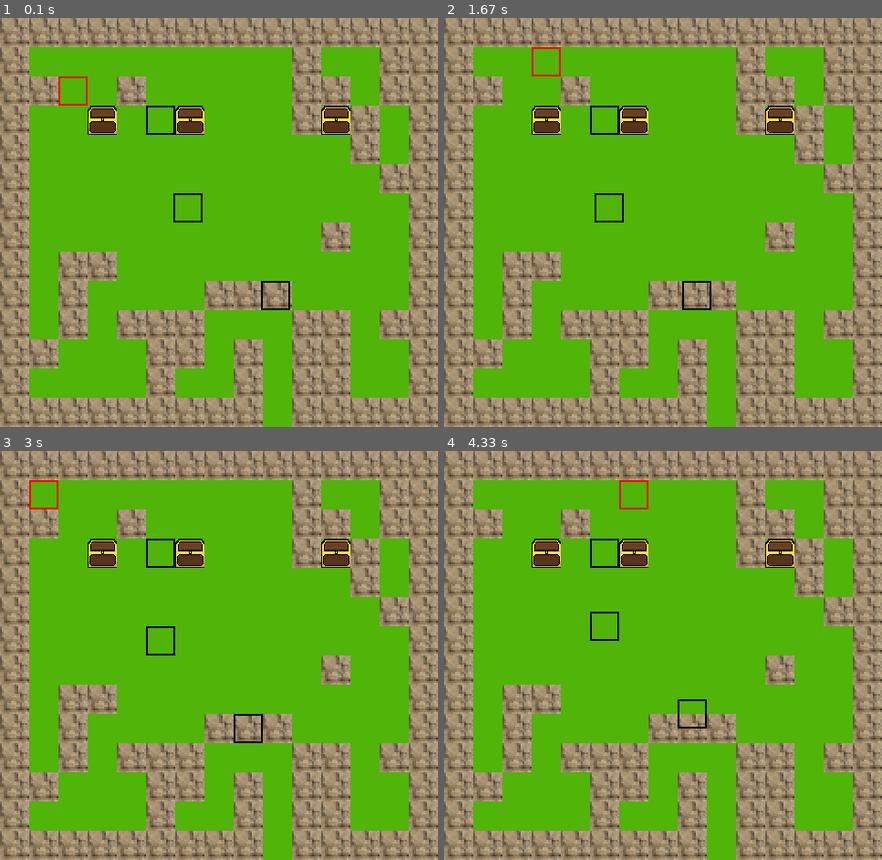
Above: before the commit, frames 1-4 (two rows, left to right).
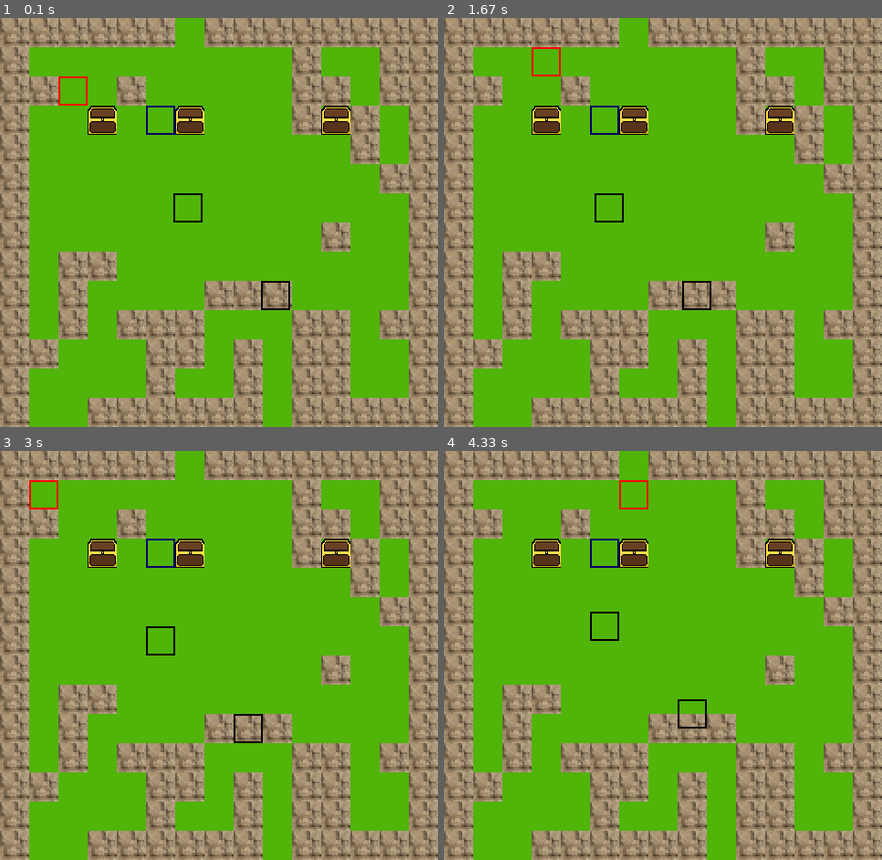
Above: after the commit, the same moments.

Repository: IkePCampbell/pygame-sandbox
Game: pygame game, started from MainGame.py
Same seed, same stepped clock (60 frames per second), same inputs: the game is played once before the commit and once after it.
Inputs:
- Up to frame 1 (0.1 s): no input
- Up to frame 2 (1.67 s): tap I at 0.33, 0.67 s; hold D 1-1.47 s; hold W from 1.5 s (still down)
- Up to frame 3 (3 s): release W at 1.8 s; hold D 1.83-2.3 s; hold A 2.33-2.87 s; hold S from 2.9 s (still down)
- Up to frame 4 (4.33 s): release S at 3.2 s; hold D from 4.07 s (still down)

The runs differ from the first frame. In frame 1, 1.4% of the frame differs, in the area x 6-47%, y 0-100%; in frame 2, 1.4%; in frame 3, 1.4%; in frame 4, 1.4%.

Commit message:
Able to change levels (#5)
* Able to change levels

* Updated collision boundaries

* chests dont open in same spot

Diff:
--- a/MainGame.py
+++ b/MainGame.py
@@ -35,25 +35,63 @@
 
     #ALL IMAGE STUFF HAPPENS HERE
 
-
     self.collision_dict = {}
     self.party = []
     self.enemy_dict = {}
     self.npc_dict = {}
     self.chest_dict = {}
     self.item_list = AllItems().item_list
-    self.level1 = Floors().level1
+    self.levels = [Floors().level1,Floors().level2]
+    self.currentLevelMap = self.levels[0][0]
+    self.currentLevel = self.levels[0][1]
+    self.zone_change = Floors().areaSwitchArea
+    self.npcList = []
 
     self.level_list = [
       [2,40], #level, amount to next level
       [3,120]
       ]
 
-    self.level1_chest_rewards = [
-      [(3,3), 6],
-      [(11,3),7],
-      [(6,3) ,8]
+    self.chest_rewards = [
+      [(3,3), 6,1,False],
+      [(11,3),7,1,False],
+      [(6,3) ,8,1,False],
+      [(3,3),8,2,False]
     ]
+    self.zoneChangeSpots = []
+  def getZoneChangePlaces(self):
+      for row in range(len(self.currentLevelMap)):
+        for height in range(len(self.currentLevelMap[row])):
+            if self.currentLevelMap[row][height] == 5:
+                self.zoneChangeSpots.append((height,row))
+      #if intentional, set self.calcZoneChange to false
+
+  def areaSwitch(self,char):
+    for i in range(len(self.zone_change)):
+      if char.current_pos == self.zone_change[i][0] and self.currentLevel == self.zone_change[i][1][1]:
+        self.currentLevelMap = self.zone_change[i][3][0]
+        self.currentLevel = self.zone_change[i][3][1]
+        char.current_pos = self.zone_change[i][2]
+        char.current_x = self.zone_change[i][2][1]
+        char.current_y = self.zone_change[i][2][0]
+        char.x = self.zone_change[i][2][1] * 32
+        char.y = self.zone_change[i][2][0] * 32
+        char.rect = pygame.Rect(char.x, char.y, 32,32)
+        self.zoneChangeSpots = []
+
+  def update_npc_coll(self,npcList,char):
+    self.enemy_dict = {}
+    self.npc_dict = {}
+    for i in range(len(npcList)):
+      if npcList[i].map == self.currentLevel:
+        if npcList[i].name != "NPC":
+          self.enemy_dict["mob"+str(i)] = npcList[i]
+        else:
+          self.npc_dict["NPC"+str(i)] =npcList[i]
+    char.enemy_dict = self.enemy_dict
+    char.npc_dict = self.npc_dict
+
+
 
   def draw_tiles(win,levelList,collide_dict):
     #loops through every row and column in our level list
@@ -61,7 +99,7 @@
       for height in range(GAME.MAP_X):
         if levelList[row][height] == 0: #WALL
           image = all_icons.wall
-        if levelList[row][height] == 1: #FLOOR
+        if levelList[row][height] in [1,5]: #FLOOR
           image = all_icons.floor
 
         #GET COLLISION BOUNDARIES
@@ -84,13 +122,17 @@
 
         if levelList[row][height] == 3: #CHEST
           if tc not in collide_dict:
-            newChest = Chest(new_x,new_y,0)
+            newChest = Chest(new_x,new_y,0,GAME.currentLevel)
             collide_dict[tc]   = newChest
 
           if tc not in GAME.chest_dict:
-            newChest = Chest(new_x,new_y,0)
-            GAME.chest_dict[tc]= [newChest,newChest.openpos]
-            GAME.win.blit(image,(new_x,new_y,GAME.SIZE,GAME.SIZE)) #draw basic chest
+            for chest_reward in GAME.chest_rewards:
+              if chest_reward[0] == tc and chest_reward[2] == GAME.currentLevel and chest_reward[3] == False:
+                newChest = Chest(new_x,new_y,0,GAME.currentLevel)
+              elif chest_reward[0] == tc and chest_reward[2] == GAME.currentLevel and chest_reward[3] == True:
+                newChest = Chest(new_x,new_y,1,GAME.currentLevel)
+              GAME.chest_dict[tc]= [newChest,newChest.openpos]
+              GAME.win.blit(image,(new_x,new_y,GAME.SIZE,GAME.SIZE)) #draw basic chest
 
           if tc in GAME.chest_dict:
             for chest in GAME.chest_dict:
@@ -137,19 +179,16 @@
 #instance              #x,   y
 main_char = Main_Player(64,64,GAME.collision_dict,GAME.enemy_dict,GAME.npc_dict,25,10)
 inventory = Inventory(GAME.win,GAME.item_list,main_char,GAME.party,start_inventory)
-bat1 = Bat(1,10,1,1,10,6,6)
-bat2 = Bat(1,10,1,1,10,9,9)
-bat3 = Bat(1,10,1,1,10,11,11)
-merchant1 = Merchant(5,3,tier1_consumables,2)
+bat1 = Bat(1,10,1,1,10,6,6,1)
+bat2 = Bat(1,10,1,1,10,9,9,1)
+bat3 = Bat(1,10,1,1,10,11,11,2)
+merchant1 = Merchant(5,3,tier1_consumables,2,1,"NPC","Harold")
 combat = Combat()
 ###############################################
-enemies = [bat1,bat2]
+enemies = [bat1,bat2,bat3]
 npcs = [merchant1]
-GAME.enemy_dict['mob'] = bat1
-GAME.enemy_dict['mob1'] = bat2
-GAME.enemy_dict['mob2'] = bat3
-GAME.npc_dict['merchant1'] = merchant1
-
+GAME.npcList = enemies + npcs
+GAME.update_npc_coll(GAME.npcList,main_char)
 GAME.party.append(main_char)
 
 #always want drawing to be done in one area, anytime i redraw it needs to be here
@@ -161,18 +200,31 @@
     main_char.incombat == 0:
 
     GAME.win.fill((0,0,0)) #ALWAYS KEEP THIS
-    GAME.draw_tiles(GAME.level1,GAME.collision_dict)
-    main_char.move()
+    #
+    if len(GAME.zoneChangeSpots) == 0:
+      GAME.getZoneChangePlaces()
+    if main_char.current_pos in GAME.zoneChangeSpots:
+      GAME.areaSwitch(main_char)
+      GAME.collision_dict = {}
+      GAME.chest_dict = {}
+      main_char.collision_dict = {}
+      main_char.enemy_dict = {}
+      GAME.update_npc_coll(GAME.npcList,main_char)
+
+    GAME.draw_tiles(GAME.currentLevelMap,GAME.collision_dict)
+    main_char.collision_dict = GAME.collision_dict
+    main_char.move(GAME.zoneChangeSpots)
+    #Move Zones here, update new pos based off of coordinates I came in
     main_char.in_combat() #checks for combat
     main_char.draw(GAME.win)
 
     merchant1.update(main_char,message)
 
     for enemy in enemies:
-      enemy.draw(GAME.win)
+      enemy.draw(GAME.win,GAME.currentLevel)
 
     for npc in npcs:
-        npc.draw(GAME.win)
+        npc.draw(GAME.win,GAME.currentLevel)
 
   if message.show == 1:
     message.update_text()
--- a/data/bin/chest.py
+++ b/data/bin/chest.py
@@ -5,13 +5,13 @@
 class Chest:
   #chest, all chests will follow like this
   #- sprite
-  def __init__(self,x,y,num):
+  def __init__(self,x,y,num,lvl):
     self.x = x
     self.y = y
     self.rect = pygame.Rect(self.x, self.y,32,32)
     self.isopen = num
     self.openpos = (self.x/32,(self.y/32)+1) #tc is the (row,height) from draw_tiles
-
+    self.amap = lvl
     #DEBUG SHOW COLLISION, COMMENT OUT WHEN DONE
     #(GAME.win,(255,0,0),self.rect,2)
 
@@ -23,8 +23,8 @@
           if achar.rect.top == self.rect.bottom:# and its touching the bottom of chest and chest label is unopened
             if keys[pygame.K_e]: #user hits e
               if self.isopen < 1: #delete this and do self.isopen = ``
-                self.isopen +=1
-                chest_reward = (self.chest_reward(agame.level1_chest_rewards, agame.item_list, (self.x/32, self.y/32)))
+                self.isopen = 1
+                chest_reward = (self.chest_reward(agame.chest_rewards, agame.item_list, (self.x/32, self.y/32),agame))
                 amessage.show +=1
                 amessage.text = ["You got: "+chest_reward[1]+'.']
                 ainventory.inventory.append(chest_reward)
@@ -35,9 +35,11 @@
     else:
       return all_icons.gold_chest_closed
 
-  def chest_reward(self,llist,ilist,coord):
+  def chest_reward(self,llist,ilist,coord,game):
     for chest in llist:  #((3,3) , 0)
-      if chest[0] == coord:
-        for item in ilist: #[0, potion of health]
-          if chest[1] == item[0]:
-            return item
+      if game.currentLevel == chest[2]:
+        if chest[0] == coord:
+          for item in ilist: #[0, potion of health]
+            if chest[1] == item[0]:
+              chest[3] = True
+              return item
--- a/data/bin/floor_plans.py
+++ b/data/bin/floor_plans.py
@@ -1,7 +1,7 @@
 class Floors():
     def __init__(self):
-        self.level1 = [
-            [0,0,0,0,0,0,0,0,0,0,0,0,0,0,0], #1
+        self.level1 = [[
+            [0,0,0,0,0,0,5,0,0,0,0,0,0,0,0], #1
             [0,1,1,1,1,1,1,1,1,1,0,1,1,0,0], #2
             [0,0,1,1,0,1,1,1,1,1,0,0,1,0,0], #3
             [0,1,1,3,1,1,3,1,1,1,0,3,0,1,0], #4
@@ -14,5 +14,26 @@
             [0,1,0,1,0,0,0,1,1,1,0,0,1,0,0], #11
             [0,0,1,1,1,0,0,1,0,1,0,0,1,1,0], #12
             [0,1,1,1,1,0,1,1,0,1,0,0,1,1,0], #13
-            [0,0,0,0,0,0,0,0,0,1,0,0,0,0,0]  #14
-            ]
+            [0,1,1,0,0,0,0,0,0,1,0,0,0,0,0]  #14
+            ],1]
+        self.level2 = [[
+            [0,0,0,0,0,0,0,0,0,0,0,0,0,0,0], #1
+            [0,1,1,1,1,1,1,1,1,1,1,1,1,0,0], #2
+            [0,0,1,1,1,1,1,1,1,1,1,0,1,0,0], #3
+            [0,1,1,3,1,1,1,1,1,1,1,1,0,1,0], #4
+            [0,1,1,1,1,1,1,1,1,1,1,1,0,1,0], #5
+            [0,1,1,1,1,1,1,1,1,1,1,1,1,0,0], #6
+            [0,1,1,1,1,1,1,1,1,1,1,1,1,1,0], #7
+            [0,1,1,1,1,1,1,1,1,1,1,0,1,1,0], #8
+            [0,1,0,0,1,1,1,1,1,1,1,1,1,1,0], #9
+            [0,1,0,1,1,1,1,0,0,1,1,1,1,1,0], #10
+            [0,1,0,1,0,0,0,1,1,1,0,0,1,0,0], #11
+            [0,0,1,1,1,1,1,1,0,1,0,0,1,1,0], #12
+            [0,1,1,1,1,1,1,1,0,1,0,0,1,1,0], #13
+            [0,5,0,0,0,0,0,0,0,1,0,0,0,0,0]  #14
+            ],2]
+        self.areaSwitchArea = [
+            [(6,0),  self.level1, (12,1), self.level2],
+            [(1,13), self.level2, (1,6), self.level1]
+
+        ]
--- a/data/bin/mainchar.py
+++ b/data/bin/mainchar.py
@@ -77,7 +77,7 @@
 
     #DRAWS OUR CHARACTER
     #win.blit(self.image, (self.x,self.y))
-  def move(self):
+  def move(self,zoneChangeSpots):
     keys = pygame.key.get_pressed()
     if keys[pygame.K_w]:
       self.pre_move(0,-32)
--- a/data/bin/mobs.py
+++ b/data/bin/mobs.py
@@ -20,7 +20,7 @@
   Initial X: iX
   Initial Y: iY
   """
-  def __init__(self,lvl,health,a,d,g,iX,iY):
+  def __init__(self,lvl,health,a,d,g,iX,iY,amap):
     self.level = lvl
     self.hp = health
     self.attack = a
@@ -39,21 +39,23 @@
     self.moveopt = [0,1,2,3,4]
     self.ismoving = False
     self.countstep = 0
+    self.map = amap
 
-  def draw(self,win):
+  def draw(self,win,level):
     """
     Okay so here is the dealerino. In order for me not to worry about increments
     of 32 im going to do what i did in my player move file and just divide things by 32
     """
-    if self.ismoving == False:
-      self.adir = randint(0,4)
-      self.premove()
-    self.move()
-    self.lastmove = self.moveopt[self.adir]
+    if level == self.map:
+      if self.ismoving == False:
+        self.adir = randint(0,4)
+        self.premove()
+      self.move()
+      self.lastmove = self.moveopt[self.adir]
 
 
 
-    pygame.draw.rect(win,(0,0,0),self.rect,2)
+      pygame.draw.rect(win,(0,0,0),self.rect,2)
 
 
   def premove(self):
@@ -145,9 +147,9 @@
 
 class Bat(EnMob):
   """inherits all traits from EnMob class"""
-  def __init__(self,lvl,health,a,d,g,iX,iY):
+  def __init__(self,lvl,health,a,d,g,iX,iY,amap):
     self.id = "001"
     self.name = "Bat"
     #what this is doing is inheriting from the enmob class so its cleaner for me to
     #write instead of wasting 10+ lines for every mob
-    super().__init__(lvl,health,a,d,g,iX,iY)
+    super().__init__(lvl,health,a,d,g,iX,iY,amap)
--- a/data/bin/npc.py
+++ b/data/bin/npc.py
@@ -9,7 +9,7 @@
         2: Weapons
         3: Armor
     """
-    def __init__(self,x,y,alist,thetype):
+    def __init__(self,x,y,alist,thetype,onlevel,classification,name):
         self.x = x
         self.y = y
         self.rect = pygame.Rect(self.x*32,self.y*32, 32,32)
@@ -17,8 +17,12 @@
         self.goods = alist
         self.atype = thetype
         self.interacting = 0 #not interacting
-    def draw(self,win):
-        pygame.draw.rect(win, (0,0,100),self.rect,2)
+        self.map = onlevel
+        self.name = classification
+        self.displayName = name
+    def draw(self,win,amap):
+        if amap == self.map:
+            pygame.draw.rect(win, (0,0,100),self.rect,2)
 
     def update(self,achar,amessage):
         keys = pygame.key.get_pressed()
